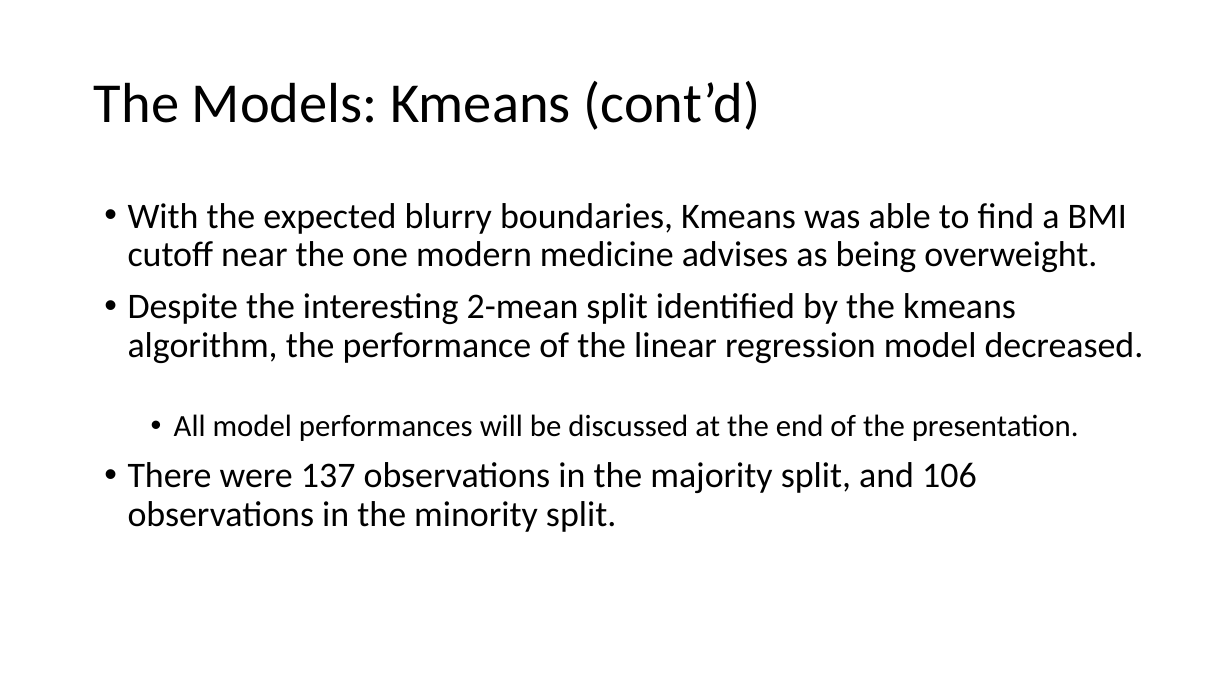
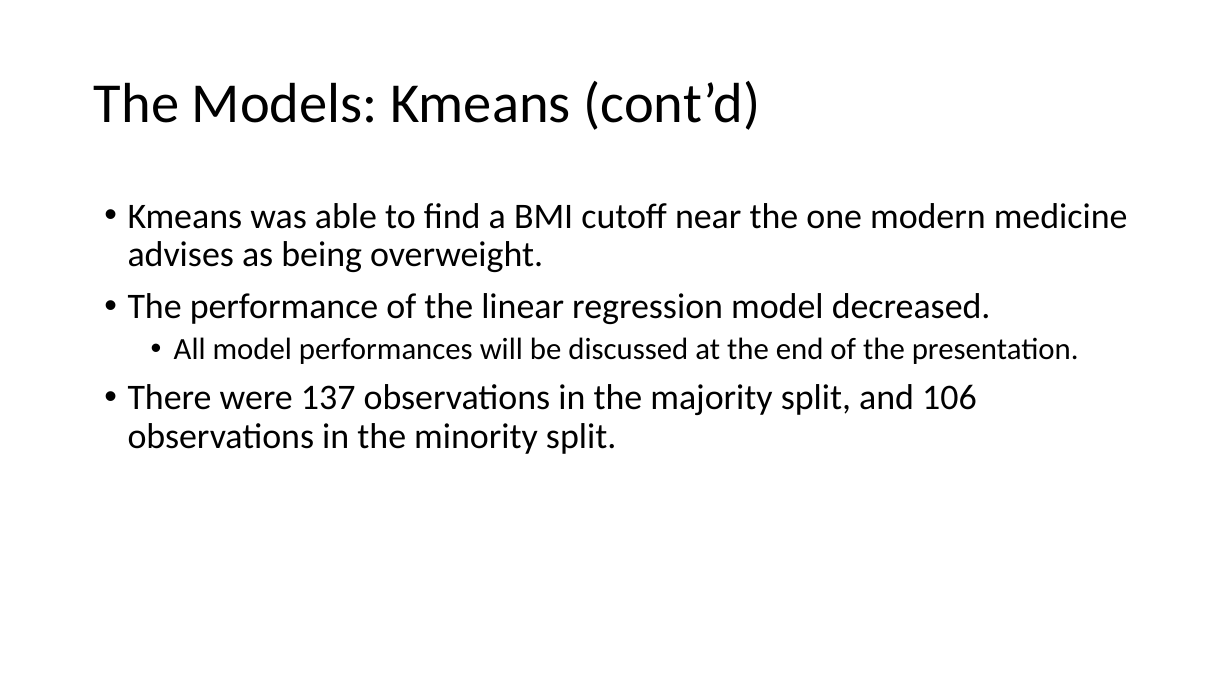
Before and after one commit to M-Matrona/IBM-Machine-Learning-Course, a slide deck: slide 10 of Course_4_Unsupervised_Learning/Classification_Project_Body_Fat_Prediction.pptx. Drawn at 1232x693 pixels with LibreOffice and Linux fonts; fonts in the diff are those of the drawing. Boxes give left, top, right and bottom in pixels: in the first picture for what was removed or moved away, otherwise in the second. Text is boxed around its words. In the diff, an @@ line names an element or a change of style, - is before the commit and + after.

```diff
--- a/Course_4_Unsupervised_Learning/Classification_Project_Body_Fat_Prediction.pptx
+++ b/Course_4_Unsupervised_Learning/Classification_Project_Body_Fat_Prediction.pptx
@@ text at (128, 203, 1128, 324): text changed @@
-• With the expected blurry boundaries, Kmeans was able to find a BMI cutoff near the one modern medicine advises as being overweight.
-• Despite the interesting 2-mean split identified by the kmeans algorithm, the performance of the linear regression model decreased.
+• Kmeans was able to find a BMI cutoff near the one modern medicine advises as being overweight.
+• The performance of the linear regression model decreased.
```
Also in this commit, not shown: 9 other slides changed, 15 other files.
